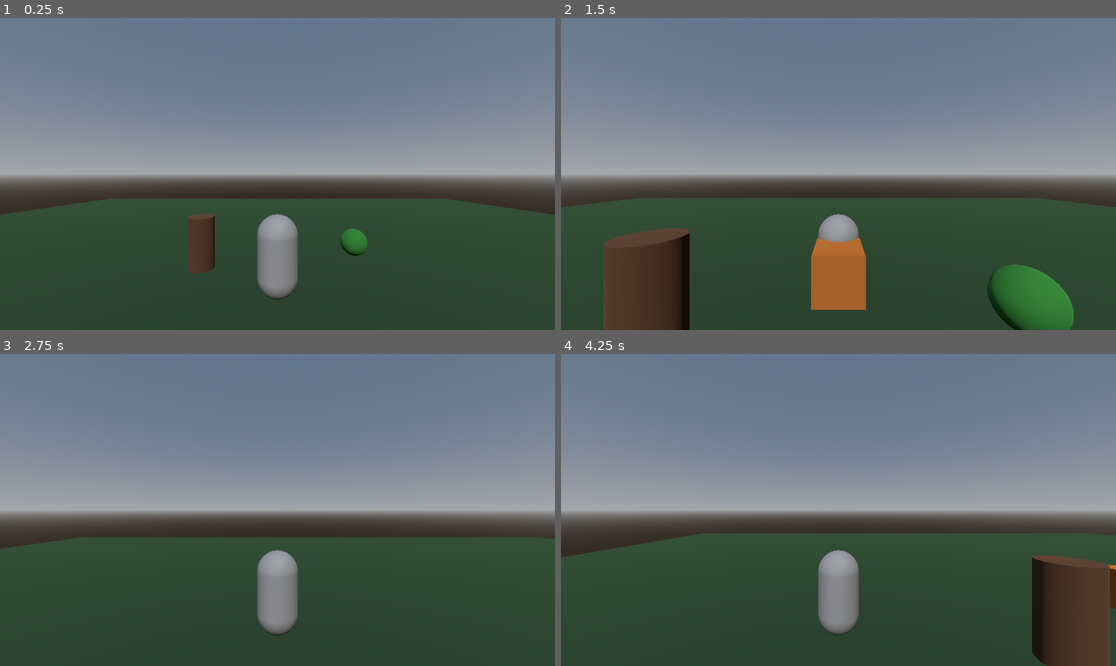
Above: before the commit, frames 1-4 (two rows, left to right).
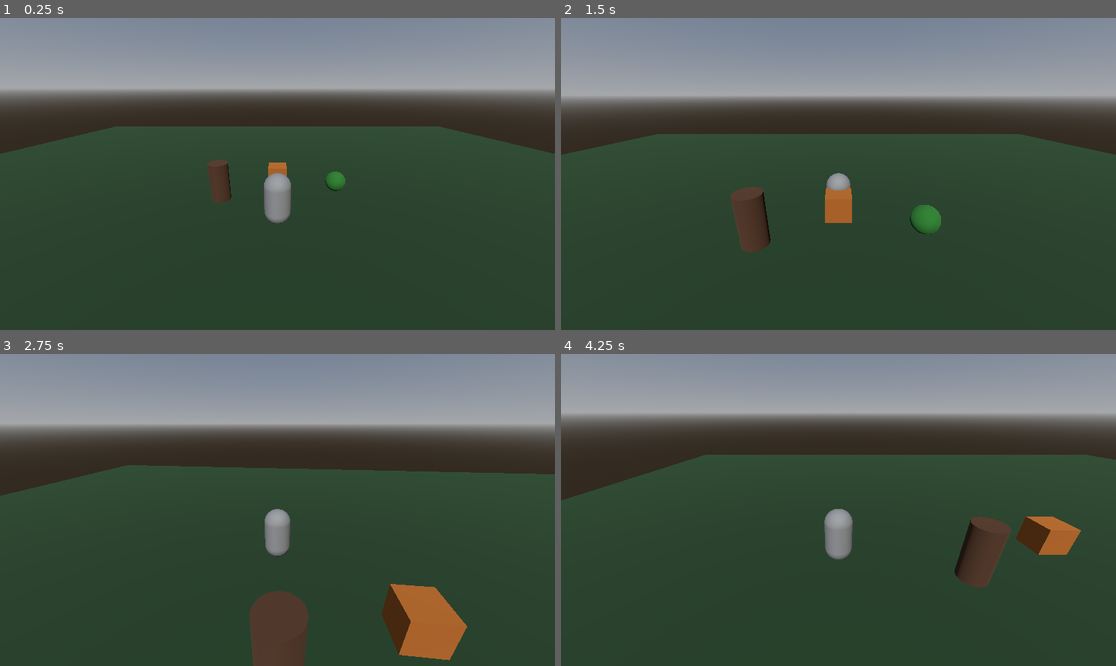
Above: after the commit, the same moments.

Repository: PaOwiad/SilentFlora
Game: Godot game, scene res://flüsterhain_scene.tscn
Same seed, same stepped clock (60 frames per second), same inputs: the game is played once before the commit and once after it.
Inputs:
- Up to frame 1 (0.25 s): no input
- Up to frame 2 (1.5 s): tap Enter (ui_accept) at 0.5, 0.77 s; hold Up (ui_up) from 0.53 s (still down)
- Up to frame 3 (2.75 s): tap Enter (ui_accept) at 1.52 s; release Up (ui_up) at 2.03 s; hold Left (ui_left) from 2.03 s (still down)
- Up to frame 4 (4.25 s): tap Enter (ui_accept) at 3.02, 3.77 s; release Left (ui_left) at 3.53 s; hold Down (ui_down) from 3.53 s (still down)

The runs differ from the first frame. In frame 1, 54% of the frame differs, in the area x 0-100%, y 0-91%; in frame 2, 59%; in frame 3, 58%; in frame 4, 63%, in the area x 0-100%, y 0-100%.

Commit message:
Kamera follow, Ambient Sound

Diff:
--- /dev/null
+++ b/ambient.gd
@@ -0,0 +1,11 @@
+extends AudioStreamPlayer
+
+func _ready():
+	play()
+
+func _process(delta):
+	var playback = get_stream_playback()
+	var frames = playback.get_frames_available()
+	for i in range(frames):
+		var sample = sin(Time.get_ticks_msec() * 0.001) * 0.05
+		playback.push_frame(Vector2(sample, sample))
--- a/decision.gd
+++ b/decision.gd
@@ -31,5 +31,3 @@
 	else:
 		print("Welt wird grauer")
 		env.environment.adjustment_saturation = 0.3
-	await get_tree().create_timer(5.0).timeout
-	get_node("../Player").dissolve()
--- a/flüsterhain_scene.tscn
+++ b/flüsterhain_scene.tscn
@@ -5,6 +5,7 @@
 [ext_resource type="Script" uid="uid://rlisg4twlwnn" path="res://tree.gd" id="3_cw7a8"]
 [ext_resource type="Script" uid="uid://dbd78lby23qlu" path="res://decision.gd" id="4_qpfqq"]
 [ext_resource type="Script" uid="uid://4vwtrw02wfsm" path="res://fox.gd" id="5_xx6p7"]
+[ext_resource type="AudioStream" uid="uid://ipuis3ss7y7p" path="res://170515__rolandasb__forest_ambient_01_loop.wav" id="6_xvbrs"]
 
 [sub_resource type="CapsuleMesh" id="CapsuleMesh_q7od0"]
 
@@ -116,6 +117,10 @@
 transform = Transform3D(1, 0, 0, 0, 1, 0, 0, 0, 1, 0, 1, -4)
 mesh = SubResource("BoxMesh_qpfqq")
 
+[node name="AmbientSound" type="AudioStreamPlayer" parent="." unique_id=1862584676]
+stream = ExtResource("6_xvbrs")
+autoplay = true
+
 [connection signal="body_entered" from="Plant/InteractZone" to="Plant" method="_on_interact_zone_body_entered"]
 [connection signal="body_exited" from="Plant/InteractZone" to="Plant" method="_on_interact_zone_body_exited"]
 [connection signal="body_entered" from="Tree/InteractZone" to="Tree" method="_on_interact_zone_body_entered"]
--- a/player.gd
+++ b/player.gd
@@ -35,3 +35,10 @@
 	var tween = create_tween()
 	tween.tween_property($MeshInstance3D, "transparency", 1.0, 3.0)
 	tween.tween_callback(func(): queue_free())
+func _ready():
+	$Camera3D.top_level = true
+
+func _process(delta):
+	var target_pos = global_position + Vector3(0, 4, 7)
+	$Camera3D.global_position = $Camera3D.global_position.lerp(target_pos, 0.1)
+	$Camera3D.look_at(global_position + Vector3(0, 1, 0), Vector3.UP)
Not shown, added: 170515__rolandasb__forest_ambient_01_loop.wav.import
Not shown, added: ambient.gd.uid
Not shown, added: 170515__rolandasb__forest_ambient_01_loop.wav
